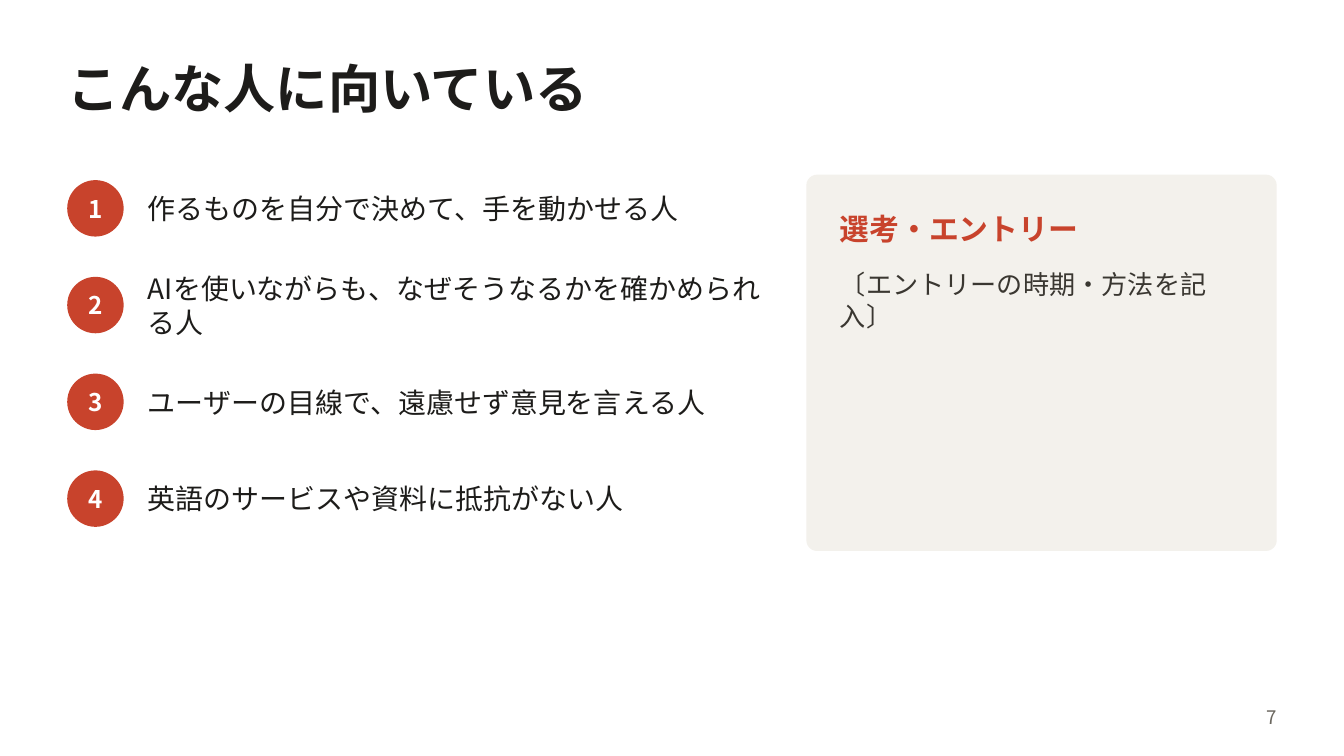
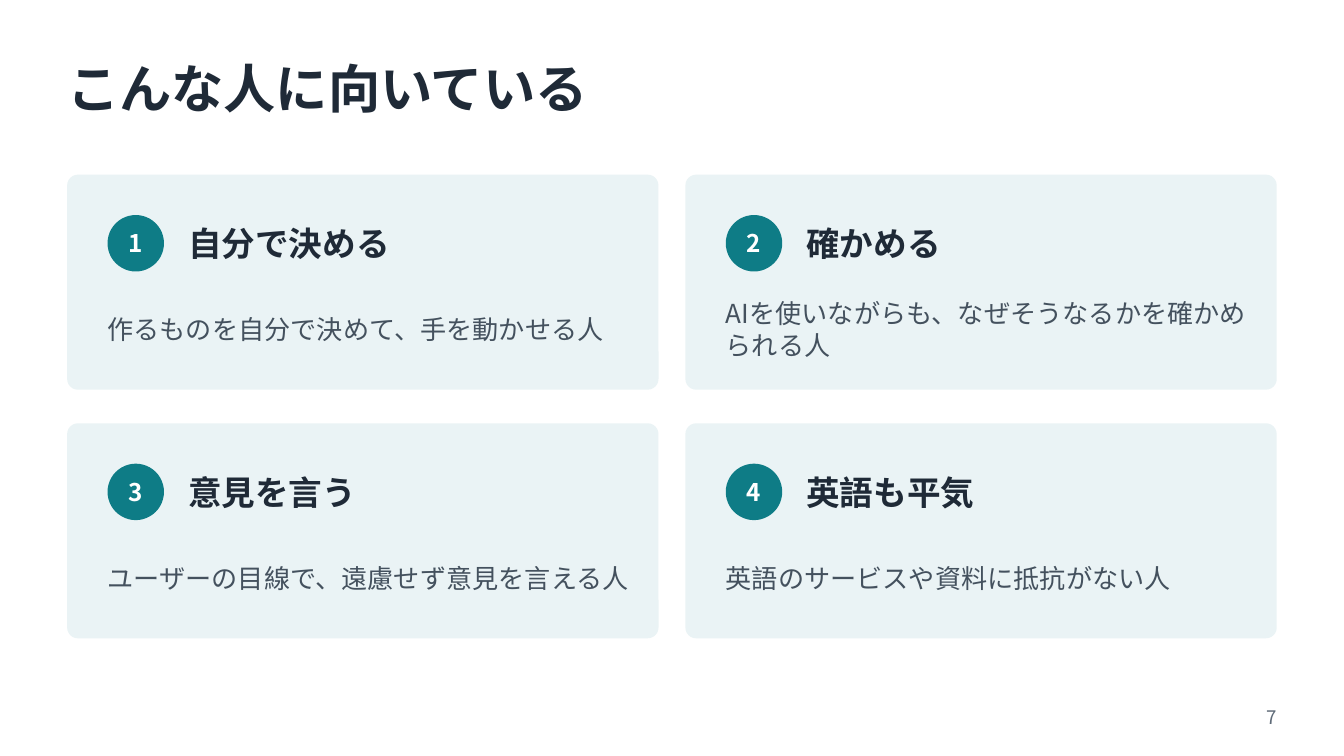
Before and after one commit to ken14121/nextjs-supabase-auth-practice, a slide deck: slide 7 of docs/reports/presentation-2026-11-24.pptx. Drawn at 1344x756 pixels with LibreOffice and Linux fonts; fonts in the diff are those of the drawing. Boxes give left, top, right and bottom in pixels: in the first picture for what was removed or moved away, otherwise in the second. Text is boxed around its words. In the diff, an @@ line names an element or a change of style, - is before the commit and + after.

```diff
--- a/docs/reports/presentation-2026-11-24.pptx
+++ b/docs/reports/presentation-2026-11-24.pptx
@@ title "こんな人に向いている" at (x1=67, y1=63, x2=587, y2=113): text colour #1D1C1A to #1F2A37 @@
@@ rounded rectangle added at (x1=67, y1=175, x2=659, y2=390), fill #EAF3F5 @@
@@ rounded rectangle added at (x1=685, y1=175, x2=1277, y2=390), fill #EAF3F5 @@
@@ rounded rectangle removed at (x1=806, y1=175, x2=1277, y2=551) @@
@@ text "1" moved from (x1=88, y1=200, x2=102, y2=218) to (x1=129, y1=234, x2=143, y2=252) @@
@@ ellipse moved from (x1=67, y1=180, x2=124, y2=237) to (x1=108, y1=215, x2=164, y2=271) @@
@@ fill #C8432C to #0E7C86 in 3 elements at (x1=726, y1=215, x2=782, y2=271), (x1=108, y1=464, x2=164, y2=520), (x1=108, y1=215, x2=164, y2=271) @@
@@ text added at (x1=188, y1=227, x2=390, y2=259), 18 pt, text #1F2A37, bold @@
+自分で決める
@@ text "2" moved from (x1=88, y1=295, x2=102, y2=314) to (x1=747, y1=233, x2=761, y2=252) @@
@@ ellipse moved from (x1=67, y1=374, x2=124, y2=430) to (x1=726, y1=215, x2=782, y2=271) @@
@@ text added at (x1=806, y1=227, x2=940, y2=259), 18 pt, text #1F2A37, bold @@
+確かめる
@@ text removed at (x1=840, y1=214, x2=1078, y2=243) @@
-選考・エントリー
@@ ellipse removed at (x1=67, y1=277, x2=124, y2=333) @@
@@ text "作るものを自分で決めて、手を動かせる人" moved from (x1=148, y1=195, x2=679, y2=222) to (x1=107, y1=317, x2=603, y2=341) @@
@@ text "AIを使いながらも、なぜそうなるかを確かめられる人" moved from (x1=148, y1=275, x2=760, y2=335) to (x1=726, y1=301, x2=1246, y2=357) @@
@@ text removed at (x1=840, y1=272, x2=1206, y2=328) @@
-〔エントリーの時期・方法を記入〕
@@ rounded rectangle added at (x1=67, y1=423, x2=659, y2=638), fill #EAF3F5 @@
@@ rounded rectangle added at (x1=685, y1=423, x2=1277, y2=638), fill #EAF3F5 @@
@@ text "3" moved from (x1=88, y1=392, x2=102, y2=412) to (x1=129, y1=482, x2=143, y2=502) @@
@@ ellipse moved from (x1=67, y1=470, x2=124, y2=527) to (x1=108, y1=464, x2=164, y2=520) @@
@@ text added at (x1=188, y1=476, x2=356, y2=508), 18 pt, text #1F2A37, bold @@
+意見を言う
@@ text "4" moved from (x1=88, y1=490, x2=102, y2=508) to (x1=747, y1=483, x2=761, y2=501) @@
@@ ellipse added at (x1=726, y1=464, x2=782, y2=520), fill #0E7C86 @@
@@ text added at (x1=806, y1=476, x2=974, y2=508), 18 pt, text #1F2A37, bold @@
+英語も平気
@@ text "ユーザーの目線で、遠慮せず意見を言える人" moved from (x1=148, y1=389, x2=705, y2=416) to (x1=107, y1=566, x2=628, y2=590) @@
@@ size 15 to 14 pt, text colour #1D1C1A to #44515E in 4 elements at (x1=107, y1=317, x2=603, y2=341), (x1=726, y1=301, x2=1246, y2=357), (x1=107, y1=566, x2=628, y2=590), (x1=726, y1=566, x2=1171, y2=590) @@
@@ text "英語のサービスや資料に抵抗がない人" moved from (x1=148, y1=485, x2=624, y2=512) to (x1=726, y1=566, x2=1171, y2=590) @@
@@ page number at (x1=1267, y1=710, x2=1277, y2=724): text colour #6B675F to #5F6B78 @@
```
Also in this commit, not shown: 7 other slides changed.
